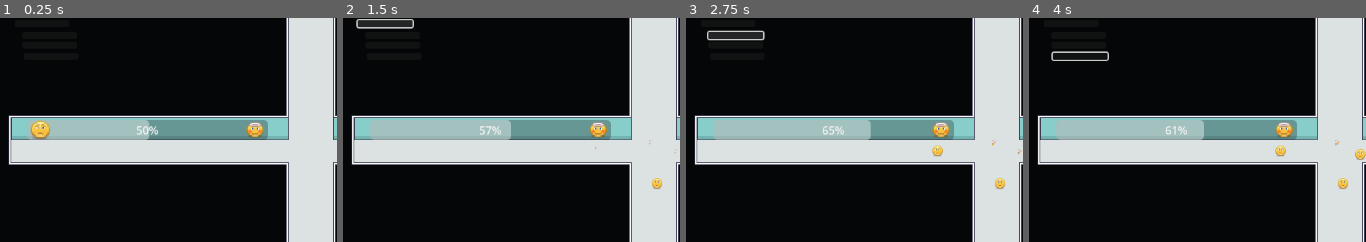
Above: before the commit, frames 1-4 (left to right).
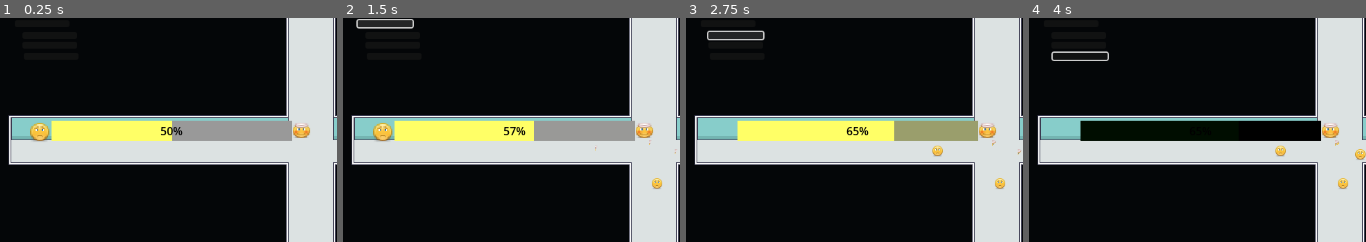
Above: after the commit, the same moments.

Repository: Tausva/DogShelter
Game: Godot game, scene res://scenes/MartiumTest/martium_test_scene.tscn
Two runs of this game, one before a commit and one after it. Both use one fixed random seed, a clock stepped at 60 frames per second and the inputs below. This scene is started directly instead of the project's main scene.
Inputs (mouse positions are % of the whole screen's width and height, from its top left):
- Up to frame 1 (0.25 s): no input
- Up to frame 2 (1.5 s): click "Buy" at 0.5 s; click (8, 6) at 1.27 s
- Up to frame 3 (2.75 s): click (9, 9) at 2 s
- Up to frame 4 (4 s): click (10, 13) at 2.75 s; move the mouse to (85, 45) at 3.52 s; hold D (Right) from 3.53 s (still down); click (85, 45) at 3.67 s
The pictures show only the part of the screen within x 2-52%, y 5-55%; the shares and areas given below are measured in that part.

The runs differ from the first frame. In frame 1, 7.3% of the frame differs, in the area x 8-92%, y 45-55%; in frame 2, 7.4%; in frame 3, 7.4%; in frame 4, 7.5%.

Commit message:
colorful happiness bar

Diff:
--- a/scenes/components/overall_happyness_component/overall_happyness_component.gd
+++ b/scenes/components/overall_happyness_component/overall_happyness_component.gd
@@ -9,13 +9,42 @@
 	GameManager.happiness_changed.connect(_on_update_happiness_bar)
 
 
-
 func _process(delta: float) -> void:
 	pass
 
 
 func update_bar_color(value: int):
-	pass
+	var target_fill_color: Color
+	var target_background_color: Color
+	var stylebox_fill = happy_bar.get_theme_stylebox("fill")
+	var stylebox_background = happy_bar.get_theme_stylebox("background")
+
+	if value > 30:
+		target_fill_color = Color(0,1,0)
+		target_background_color = Color(0.683,0.894,0.663)
+	if value < -30:
+		target_fill_color = Color(1,0,0)
+		target_background_color = Color(0.931,0.422,0.332)
+	if value < 30 and value > - 30:
+		target_fill_color = Color(1,1,0.4)
+		target_background_color = Color(0.603,0.619,0.422)
+	if value == -100:
+		target_background_color = Color(1,0,0)
+
+	var tween = create_tween()
+	tween.tween_method(
+		func(color):
+		stylebox_fill.bg_color = color,
+		stylebox_fill.bg_color,
+		target_fill_color,
+		0.5
+	).set_trans(Tween.TRANS_SINE).set_ease(Tween.EASE_OUT)
+	tween.tween_method(
+		func(color):
+		stylebox_background.bg_color = color,
+		stylebox_background.bg_color,
+		target_background_color, 0.5).set_trans(Tween.TRANS_SINE).set_ease(Tween.EASE_OUT)
+
 
 func show_image(value: int):
 	if happy_bar.value > 0:
@@ -33,9 +62,9 @@
 
 func _on_update_happiness_bar():
 	var target_value = GameManager.get_happy_metric_value()
-	#var tween = create_tween()
 
-	#tween.tween_property(happy_bar, "value", target_value, 1).set_trans(Tween.TRANS_SINE).set_ease(Tween.EASE_OUT)
-	happy_bar.value = GameManager.get_happy_metric_value()
+	var tween = create_tween()
+	tween.tween_property(happy_bar, "value", target_value, 0.5).set_trans(Tween.TRANS_SINE).set_ease(Tween.EASE_OUT)
+
 	show_image(happy_bar.value)
-	print(happy_bar.value)
+	update_bar_color(happy_bar.value)
--- a/scenes/components/overall_happyness_component/overall_happyness_component.tscn
+++ b/scenes/components/overall_happyness_component/overall_happyness_component.tscn
@@ -1,23 +1,33 @@
-[gd_scene load_steps=4 format=3 uid="uid://cvxcoja7ghjj3"]
+[gd_scene load_steps=6 format=3 uid="uid://cvxcoja7ghjj3"]
 
 [ext_resource type="Script" path="res://scenes/components/overall_happyness_component/overall_happyness_component.gd" id="1_su7q5"]
 [ext_resource type="Texture2D" uid="uid://byiros5lsoc8k" path="res://assets/16x16/happy.png" id="2_ru6t5"]
 [ext_resource type="Texture2D" uid="uid://heaaaxcsbnpf" path="res://assets/16x16/angry.png" id="3_x4su4"]
 
+[sub_resource type="StyleBoxFlat" id="StyleBoxFlat_ybsgw"]
+
+[sub_resource type="StyleBoxFlat" id="StyleBoxFlat_05yeg"]
+bg_color = Color(1, 1, 0.4, 1)
+
 [node name="OverallHappynessComponent" type="Node2D"]
 script = ExtResource("1_su7q5")
 
-[node name="HappyBar" type="ProgressBar" parent="."]
-offset_right = 347.0
-offset_bottom = 29.0
-min_value = -100.0
-
 [node name="Happy" type="Sprite2D" parent="."]
-position = Vector2(329.25, 14)
+position = Vector2(396, 15)
 scale = Vector2(1.65625, 1.375)
 texture = ExtResource("2_ru6t5")
 
 [node name="Angry" type="Sprite2D" parent="."]
-position = Vector2(20, 15)
+position = Vector2(19, 18)
 scale = Vector2(1.8125, 1.75)
 texture = ExtResource("3_x4su4")
+
+[node name="HappyBar" type="ProgressBar" parent="."]
+offset_left = 35.0
+offset_top = 1.0
+offset_right = 382.0
+offset_bottom = 30.0
+theme_override_colors/font_color = Color(0, 0, 0, 0.999)
+theme_override_styles/background = SubResource("StyleBoxFlat_ybsgw")
+theme_override_styles/fill = SubResource("StyleBoxFlat_05yeg")
+min_value = -100.0
